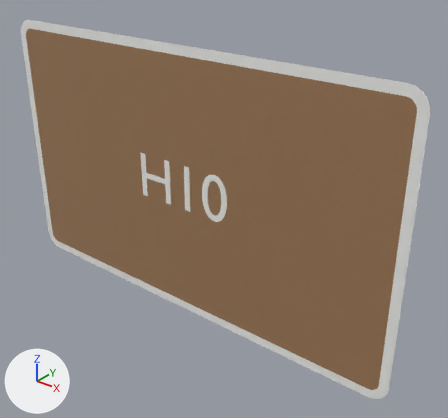
One commit to the glTF model panneaux/20_H_tourisme_culture/H10.glb: the scene before it, then after it.
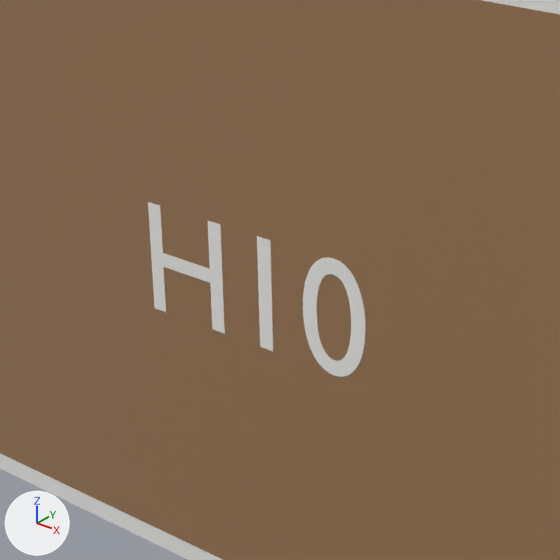
Each version is shown whole from a camera (50 mm lens) standing at (0.814, -0.876, 0.532) and looking at (0.081, 0.041, -0.036), then close up on the part from 18% to 68% of the width and 17% to 70% of the height. The lights are fixed; the arrows at lower left show +X, +Y and +Z. The first two pictures are the older version. Where no turn or scale is listed for an object, it has been applied to the vertices. Vertices at exactly the same position are counted once.

The older version as bpy lines, for what is in view:
```python
me_cadre_277 = bpy.data.meshes.new('cadre.277')
me_cadre_277.from_pydata(...)  # 48 vertices, 92 faces; spans x -0.5..0.5, y 0.0, z -0.3..0.3
me_cadre_277.materials.append(mat_blanc_retro)  # white #f3f3f1
me_fond_277 = bpy.data.meshes.new('fond.277')
me_fond_277.from_pydata(...)  # 48 vertices, 92 faces; spans x -0.48..0.48, y 0.0, z -0.28..0.28
me_fond_277.materials.append(mat_marron_panneau)  # brown #a07c59
me_t_480 = bpy.data.meshes.new('t.480')
me_t_480.from_pydata(...)  # 224 vertices, 440 faces; spans x -0.116..0.122, y 0.0, z -0.045..0.057
me_t_480.materials.append(mat_blanc_retro)  # white #f3f3f1
ob_h10_cadre00 = bpy.data.objects.new('H10_cadre00', me_cadre_277)
ob_h10_cadre00.location = (0.0, -0.0015, 0.0)
ob_h10_fond01 = bpy.data.objects.new('H10_fond01', me_fond_277)
ob_h10_fond01.location = (0.0, -0.0019, 0.0)
ob_h10_txt02 = bpy.data.objects.new('H10_txt02', me_t_480)
ob_h10_txt02.location = (0.0, -0.0023, 0.0)
```
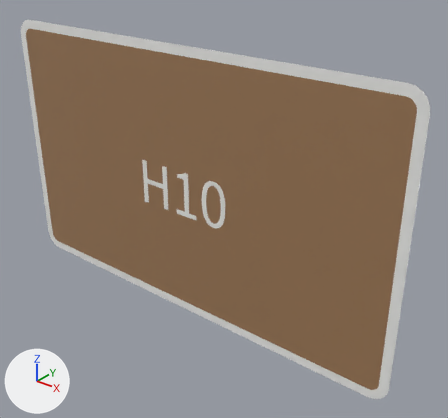
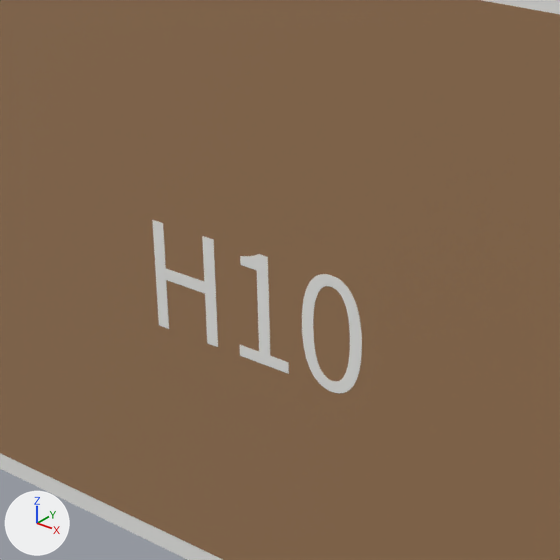
What differs and where, as boxes (x1, y1, x2, y2) in the close-ups (560 x 560 px; the box of a moved part takes in the faces that stretch with it):
'H10_txt02', reshaped
    before: (148, 202, 366, 377)
    after: (152, 220, 362, 393)
part 1 of me_t_480, rebuilt (14% narrower)
    before: (148, 202, 225, 334)
    after: (152, 220, 218, 347)
part 2 of me_t_480, added
    after: (240, 254, 289, 374)
part 3 of me_t_480, moved or reshaped
    before: (303, 257, 366, 377)
    after: (302, 274, 362, 393)
part 4 of me_t_480, deleted
    before: (257, 236, 273, 351)

The change in detail:
me_t_480 is used by ob_h10_txt02; location (0.0, -0.0023, 0.0).
me_t_480 had 224 vertices, 440 faces and spanned x -0.116..0.122, y 0.0, z -0.045..0.057.
me_t_480 now has 260 vertices, 512 faces and spans x -0.112..0.119, y 0.0, z -0.061..0.042.
me_t_480 part 1: the loose piece of 24 vertices spanning x -0.116..-0.031, y 0.0, z -0.044..0.056 is rebuilt with 24 vertices and now spans x -0.112..-0.04, y 0.0, z -0.059..0.041.
me_t_480 part 2: a new loose piece of 44 vertices spanning x -0.014..0.041, y 0.0, z -0.059..0.041, in mat_blanc_retro (white #f3f3f1).
me_t_480 part 3: 2 vertices moved within x 0.1, y 0.0, z 0.039; 190 vertices removed from x 0.058..0.122, y 0.0, z -0.045..0.057; 190 vertices added at x 0.056..0.119, y 0.0, z -0.061..0.042.
me_t_480 part 4: 8 vertices removed from x 0.01..0.024, y 0.0, z -0.044..0.056.
